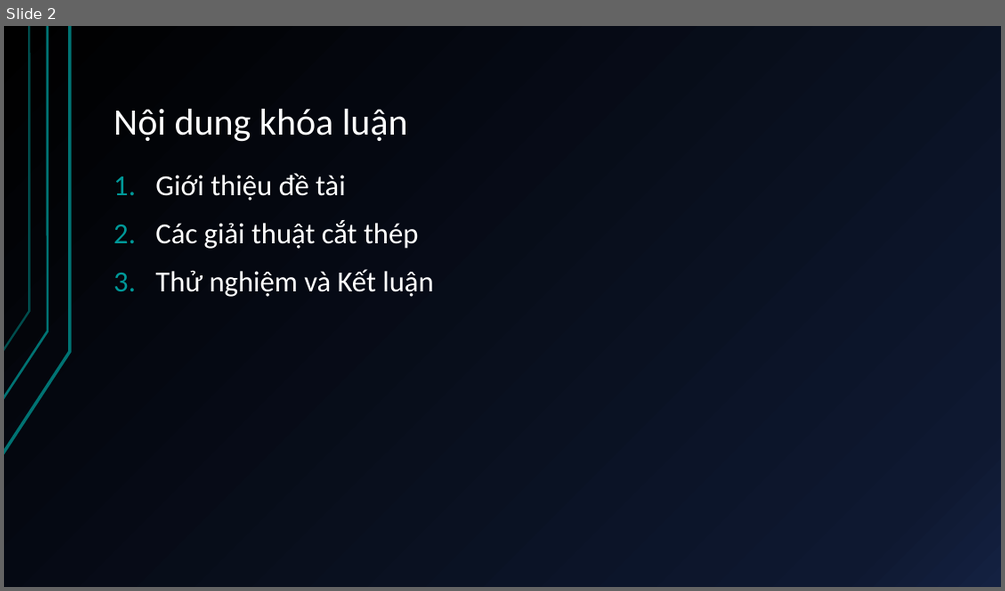
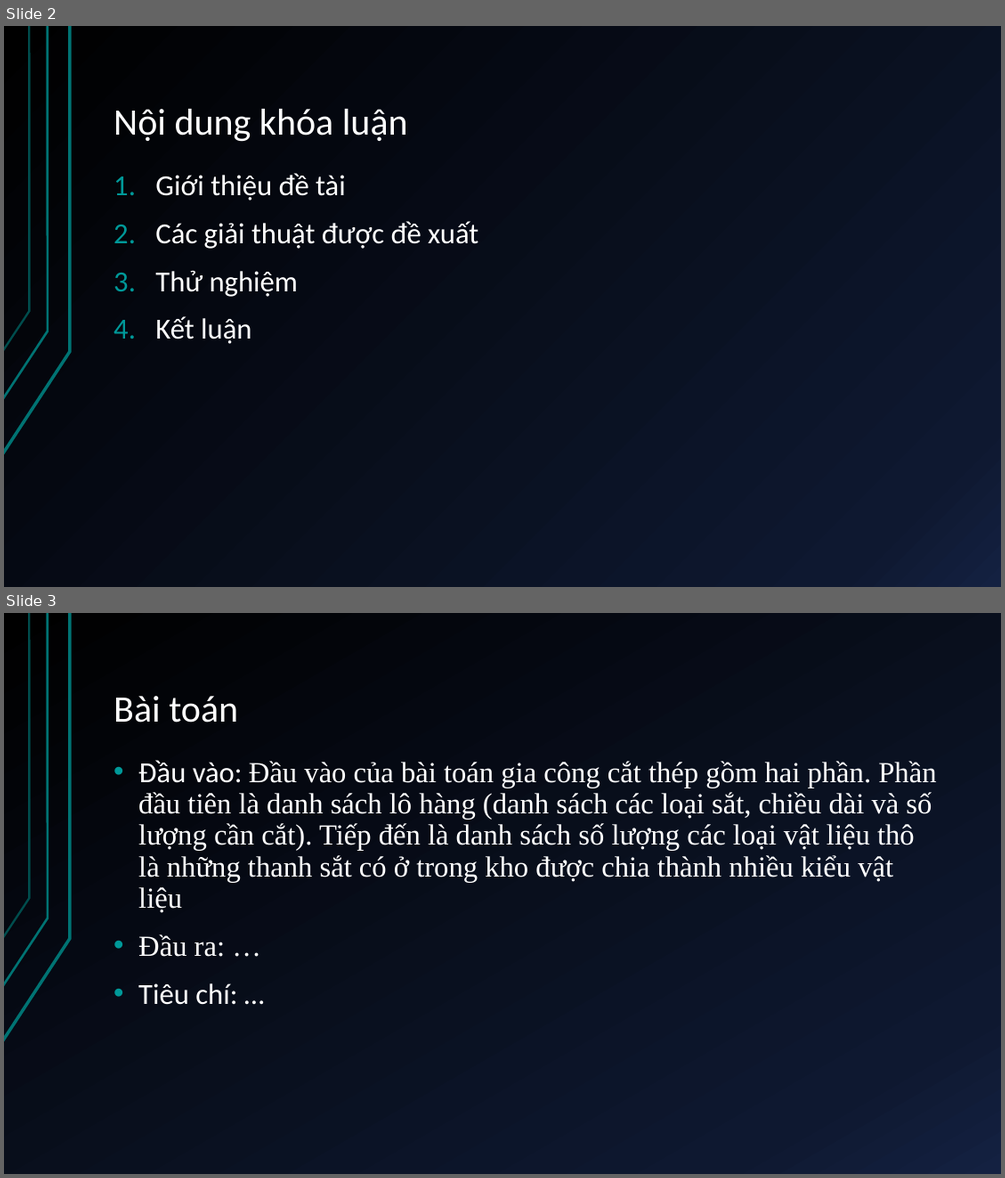
Before and after one commit to duykypaul/GeneticAlgorithmLearning, a slide deck: src/com/duykypaul/kltn/docs/TỰ ĐỘNG LẬP KẾ HOẠCH GIA CÔNG CẮT.pptx. Shown one above the other, each under a label of ours: slide 2 before the commit, slides 2 and 3 after it. The pictures are 1005x591 and 1005x1178 pixels, drawn with LibreOffice and Linux fonts; fonts in the diff are those of the drawing. Boxes give left, top, right and bottom in pixels: in the first picture for what was removed or moved away, otherwise in the second. Text is boxed around its words. In the diff, an @@ line names an element or a change of style, - is before the commit and + after.

```diff
--- a/src/com/duykypaul/kltn/docs/TỰ ĐỘNG LẬP KẾ HOẠCH GIA CÔNG CẮT.pptx
+++ b/src/com/duykypaul/kltn/docs/TỰ ĐỘNG LẬP KẾ HOẠCH GIA CÔNG CẮT.pptx
@@ slide 3 added at <box>4,613,1001,1174</box>, background gradient #000000 to #0F1931 to #142242; not listed: 3 template elements that a slide beside it also shows @@
@@ title added at <box>113,696,238,722</box>, 36 pt, text #FFFFFF @@
+Bài toán
@@ text added at <box>138,760,936,1005</box>, 28 pt, text #FFFFFF @@
+• Đầu vào: Đầu vào của bài toán gia công cắt thép gồm hai phần. Phần đầu tiên là danh sách lô hàng (danh sách các loại sắt, chiều dài và số lượng cần cắt). Tiếp đến là danh sách số lượng các loại vật liệu thô là những thanh sắt có ở trong kho được chia thành nhiều kiểu vật liệu
+• Đầu ra: …
+• Tiêu chí: …
@@ slide 2 changed as well @@
@@ text at <box>155,221,478,344</box>: text changed @@
-2. Các giải thuật cắt thép
-3. Thử nghiệm và Kết luận
+2. Các giải thuật được đề xuất
+3. Thử nghiệm
+4. Kết luận
```
Also in this commit, not shown: 12 other slides changed, 5 other slides added, 3 slides removed.
